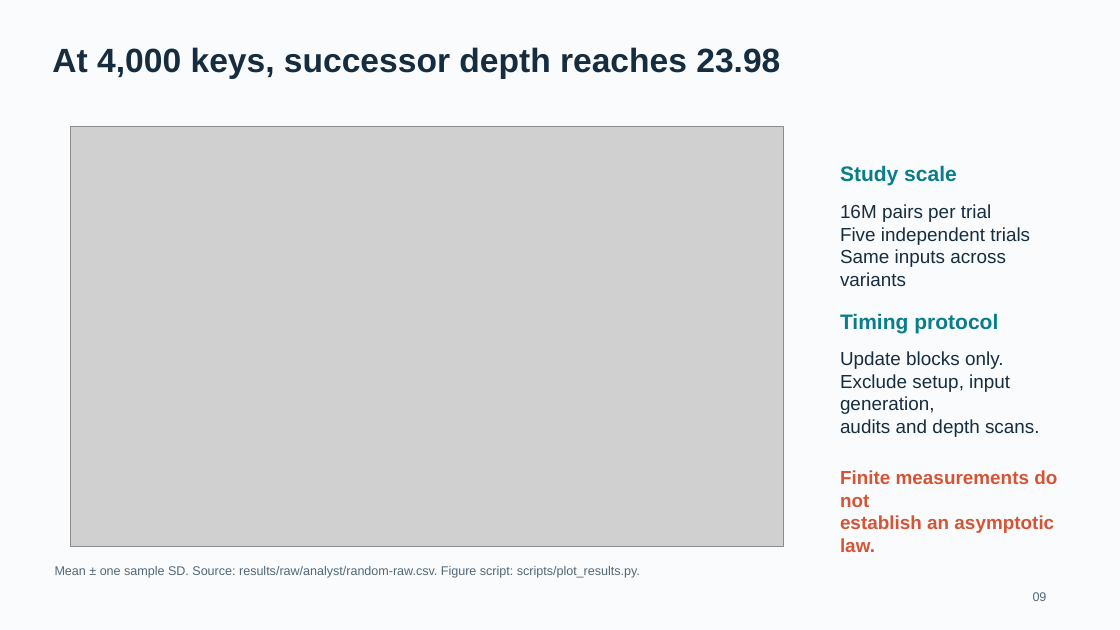
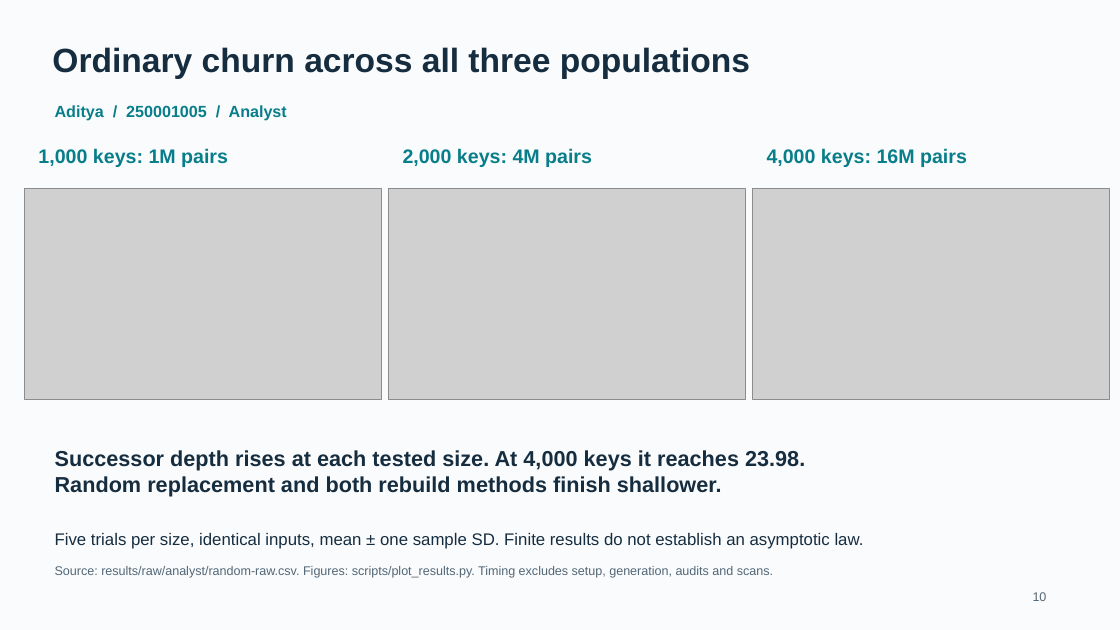
Before and after one commit to MayankMoyal/DSA-Project, a slide deck: slide 10 of docs/slides/slides.pptx (slide 9 before the commit). Drawn at 1120x630 pixels with LibreOffice and Linux fonts; fonts in the diff are those of the drawing; grey boxes stand for pictures. Boxes give left, top, right and bottom in pixels: in the first picture for what was removed or moved away, otherwise in the second. Text is boxed around its words. In the diff, an @@ line names an element or a change of style, - is before the commit and + after.

Commit message:
updated slides

```diff
--- a/docs/slides/slides.pptx
+++ b/docs/slides/slides.pptx
@@ text at box(52, 47, 750, 78): text changed @@
-At 4,000 keys, successor depth reaches 23.98
+Ordinary churn across all three populations
@@ text added at box(55, 105, 287, 121), 17.2 pt, text #087E8B, bold @@
+Aditya / 250001005 / Analyst
@@ text added at box(38, 148, 228, 167), 21 pt, text #087E8B, bold @@
+1,000 keys: 1M pairs
@@ text added at box(403, 148, 592, 167), 21 pt, text #087E8B, bold @@
+2,000 keys: 4M pairs
@@ text added at box(767, 148, 967, 167), 21 pt, text #087E8B, bold @@
+4,000 keys: 16M pairs
@@ text removed at box(840, 165, 957, 186) @@
-Study scale
@@ picture added at box(24, 189, 381, 399) @@
@@ picture added at box(388, 189, 745, 399) @@
@@ picture: place and size @@
-picture at box(71, 126, 783, 546)
+picture at box(752, 189, 1109, 399)
@@ text removed at box(840, 204, 1030, 286) @@
-16M pairs per trial
-Five independent trials
-Same inputs across variants
@@ text removed at box(840, 313, 998, 333) @@
-Timing protocol
@@ text removed at box(840, 351, 1040, 437) @@
-Update blocks only.
-Exclude setup, input generation,
-audits and depth scans.
@@ text added at box(55, 450, 805, 497), 23.2 pt, text #162D40, bold @@
+Successor depth rises at each tested size. At 4,000 keys it reaches 23.98.
+Random replacement and both rebuild methods finish shallower.
@@ text removed at box(840, 470, 1057, 552) @@
-Finite measurements do not
-establish an asymptotic law.
@@ text added at box(55, 533, 864, 549), 18 pt, text #162D40 @@
+Five trials per size, identical inputs, mean ± one sample SD. Finite results do not establish an asymptotic law.
@@ text at box(55, 566, 773, 578): text changed @@
-Mean ± one sample SD. Source: results/raw/analyst/random-raw.csv. Figure script: scripts/plot_results.py.
+Source: results/raw/analyst/random-raw.csv. Figures: scripts/plot_results.py. Timing excludes setup, generation, audits and scans.
@@ text at box(1033, 592, 1047, 601): text changed @@
-09
+10
```
Also in this commit, not shown: 5 other slides changed, 3 slides added, 3 slides removed, 3 other files.
